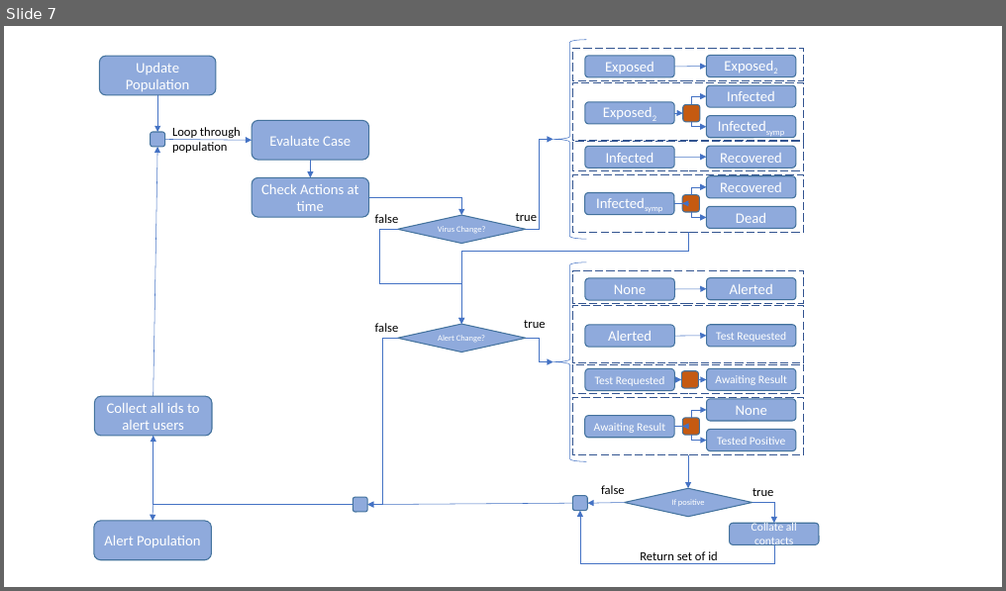
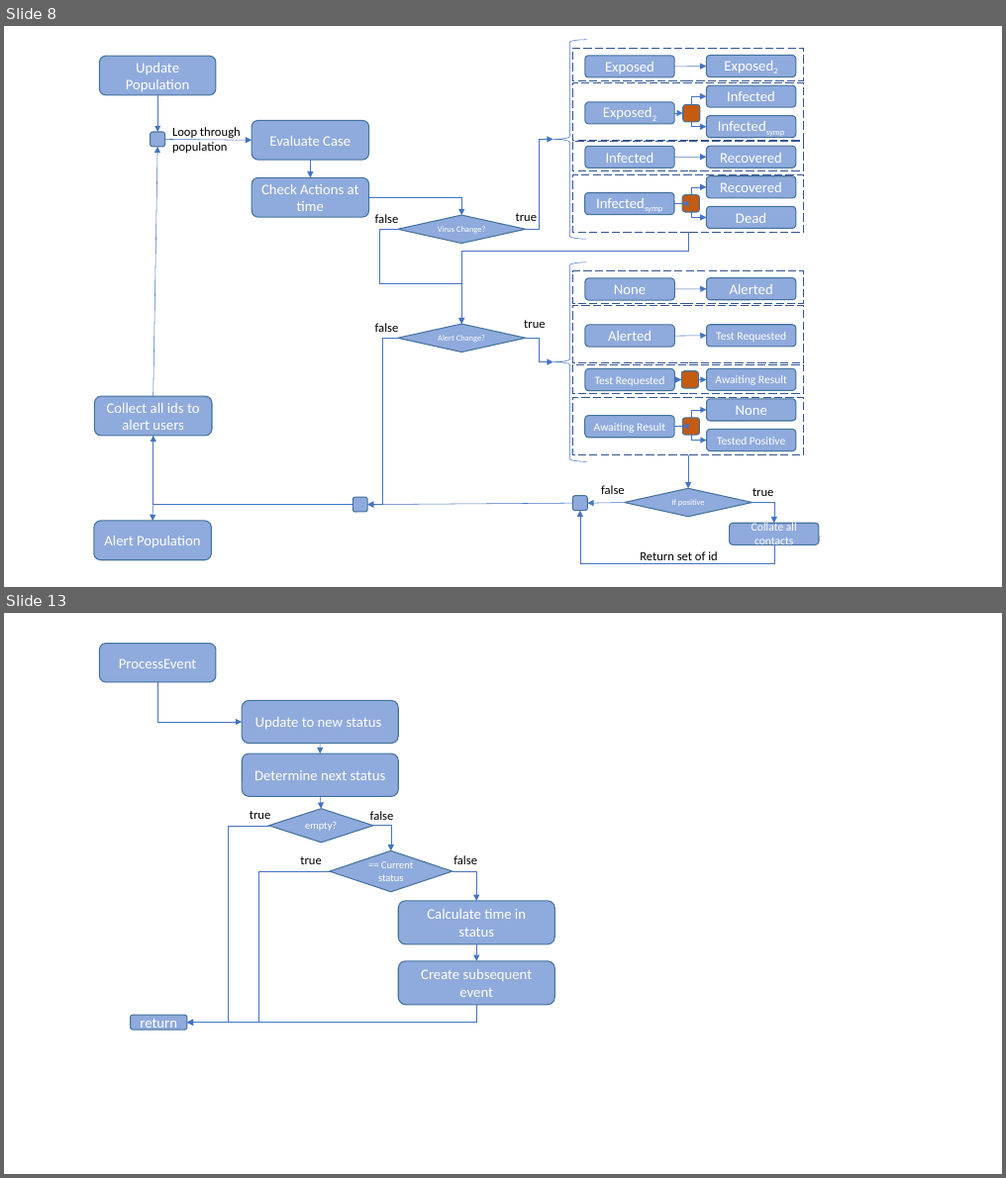
Before and after one commit to ScottishCovidResponse/Contact-Tracing-Model, a slide deck: docs/Diagrams.pptx. Shown one above the other, each under a label of ours: slide 7 before the commit, slides 8 and 13 after it; the slides between them are not shown. The pictures are 1006x591 and 1006x1178 pixels, drawn with LibreOffice and Linux fonts; fonts in the diff are those of the drawing. Boxes give left, top, right and bottom in pixels: in the first picture for what was removed or moved away, otherwise in the second. Text is boxed around its words. In the diff, an @@ line names an element or a change of style, - is before the commit and + after.

```diff
--- a/docs/Diagrams.pptx
+++ b/docs/Diagrams.pptx
@@ slide 13 added at [4,613,1002,1174], background #FFFFFF @@
@@ rounded rectangle added at [99,643,216,682], fill #8FAADC, outline #43739E 1 pt, 14 pt, text #FFFFFF @@
+ProcessEvent
@@ elbow arrow added from (157, 682) to (242, 722), #4472C4 0.5 pt @@
@@ rounded rectangle added at [242,700,399,744], fill #8FAADC, outline #43739E 1 pt, 14 pt, text #FFFFFF @@
+Update to new status
@@ rounded rectangle added at [242,754,399,796], fill #8FAADC, outline #43739E 1 pt, 14 pt, text #FFFFFF @@
+Determine next status
@@ arrow added from (320, 744) to (320, 754), #4472C4 0.5 pt @@
@@ text added at [250,811,270,819], 12 pt, text #000000 @@
+true
@@ diamond added at [269,809,373,843], fill #8FAADC, outline #43739E 1 pt, 10 pt, text #FFFFFF @@
+empty?
@@ arrow added from (320, 796) to (322, 809), #4472C4 0.5 pt @@
@@ text added at [370,811,394,820], 12 pt, text #000000 @@
+false
@@ elbow arrow added from (269, 826) to (187, 1023), #4472C4 0.5 pt @@
@@ elbow arrow added from (373, 826) to (391, 851), #4472C4 0.5 pt @@
@@ elbow arrow added from (330, 871) to (187, 1023), #4472C4 0.5 pt @@
@@ text added at [300,857,321,864], 12 pt, text #000000 @@
+true
@@ diamond added at [330,851,452,892], fill #8FAADC, outline #43739E 1 pt, 10 pt, text #FFFFFF @@
+== Current status
@@ elbow arrow added from (452, 871) to (476, 901), #4472C4 0.5 pt @@
@@ text added at [453,856,477,864], 12 pt, text #000000 @@
+false
@@ rounded rectangle added at [399,901,555,945], fill #8FAADC, outline #43739E 1 pt, 14 pt, text #FFFFFF @@
+Calculate time in status
@@ rounded rectangle added at [399,961,555,1004], fill #8FAADC, outline #43739E 1 pt, 14 pt, text #FFFFFF @@
+Create subsequent event
@@ arrow added from (476, 945) to (476, 961), #4472C4 0.5 pt @@
@@ rounded rectangle added at [131,1015,187,1030], fill #8FAADC, outline #43739E 1 pt, 14 pt, text #FFFFFF @@
+return
@@ elbow arrow added from (476, 1005) to (187, 1023), #4472C4 0.5 pt @@
@@ what was slide 7 is now slide 8 @@
```
Also in this commit, not shown: 1 slide changed, 6 other slides added, 10 other files.
